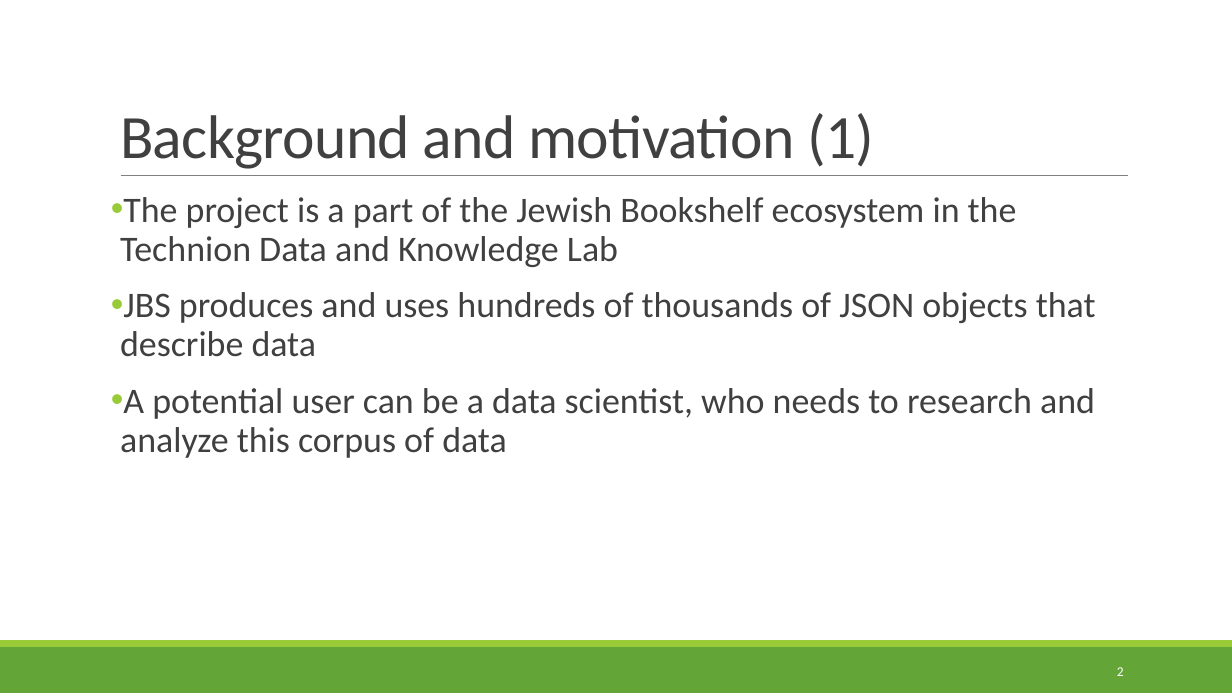
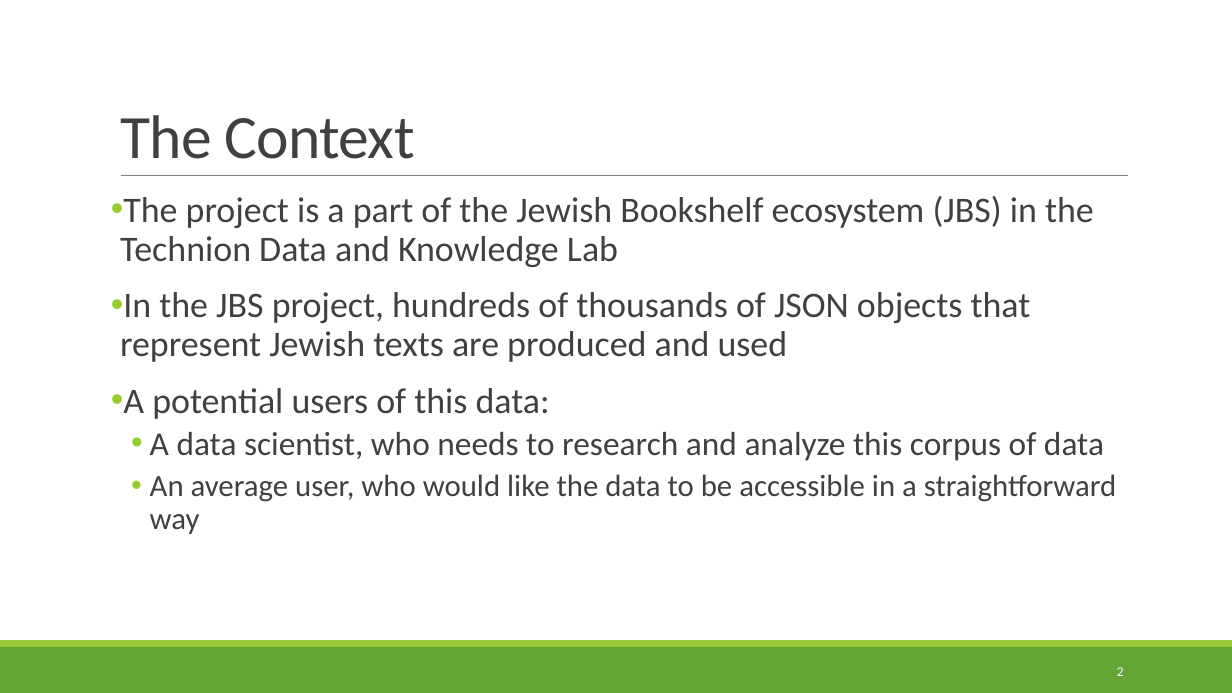
Before and after one commit to TechnionTDK/jbs-ir, a slide deck: slide 2 of Jewish Bookshelf IR System.pptx. Drawn at 1232x693 pixels with LibreOffice and Linux fonts; fonts in the diff are those of the drawing. Boxes give left, top, right and bottom in pixels: in the first picture for what was removed or moved away, otherwise in the second. Text is boxed around its words. In the diff, an @@ line names an element or a change of style, - is before the commit and + after.

```diff
--- a/Jewish Bookshelf IR System.pptx
+++ b/Jewish Bookshelf IR System.pptx
@@ title at [120,115,414,159]: text changed @@
-Background and motivation (1)
+The Context
@@ text at [120,196,1117,534]: text changed @@
-• The project is a part of the Jewish Bookshelf ecosystem in the Technion Data and Knowledge Lab
-• JBS produces and uses hundreds of thousands of JSON objects that describe data
-• A potential user can be a data scientist, who needs to research and analyze this corpus of data
+• The project is a part of the Jewish Bookshelf ecosystem (JBS) in the Technion Data and Knowledge Lab
+• In the JBS project, hundreds of thousands of JSON objects that represent Jewish texts are produced and used
+• A potential users of this data:
+  • A data scientist, who needs to research and analyze this corpus of data
+  • An average user, who would like the data to be accessible in a straightforward way
```
Also in this commit, not shown: 9 other slides changed.
